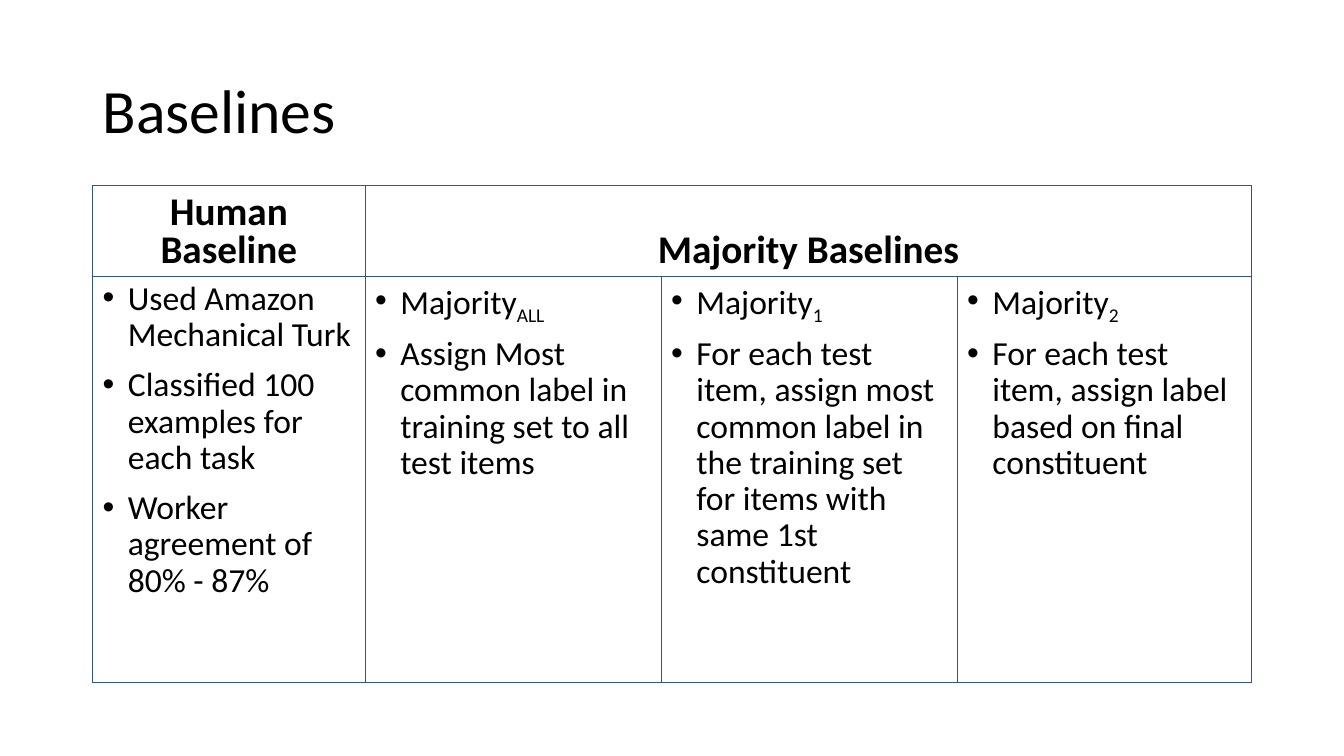
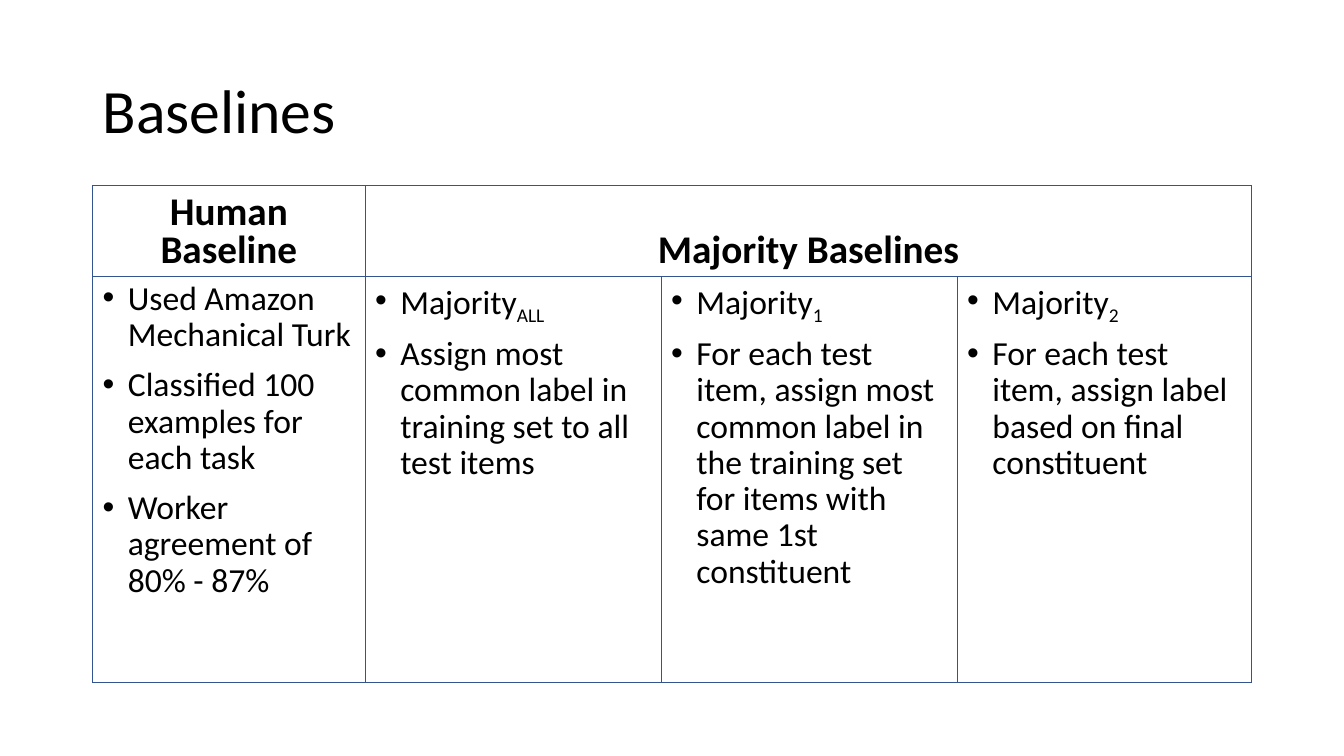
Before and after one commit to spacemanidol/AnalyzingNeuralLanguageModelsGroup1, a slide deck: slide 24 of PaperPresentation02202020.pptx (slide 26 before the commit). Drawn at 1344x756 pixels with LibreOffice and Linux fonts; fonts in the diff are those of the drawing. Boxes give left, top, right and bottom in pixels: in the first picture for what was removed or moved away, otherwise in the second. Text is boxed around its words. In the diff, an @@ line names an element or a change of style, - is before the commit and + after.

```diff
--- a/PaperPresentation02202020.pptx
+++ b/PaperPresentation02202020.pptx
@@ text at box(400, 342, 629, 475): text changed @@
-• Assign Most common label in training set to all test items
+• Assign most common label in training set to all test items
```
Also in this commit, not shown: 18 other slides changed, 22 slides added, 11 slides removed.
